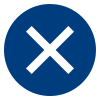
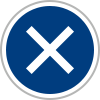
The second (100, 100) image is a revision of the first. Changes to its layers:
added layer "Ellipse 1 Kopie" above "Ellipse 1" over [0, 0, 100, 100]
painted on "Ellipse 1" over [0, 0, 100, 100]
